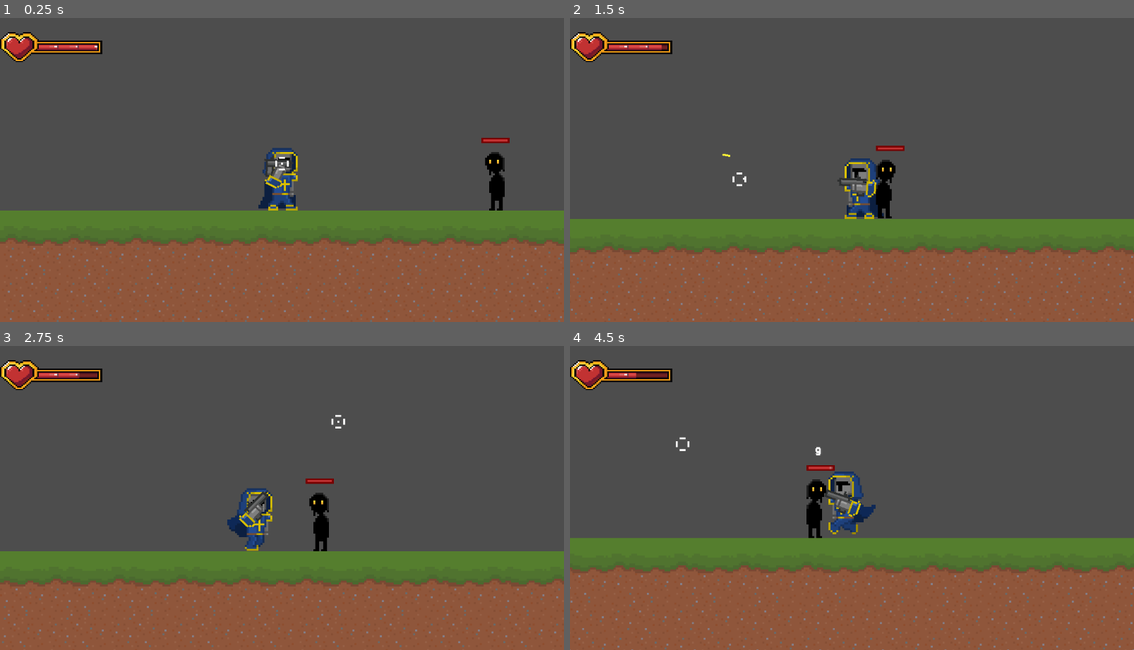
Above: before the commit, frames 1-4 (two rows, left to right).
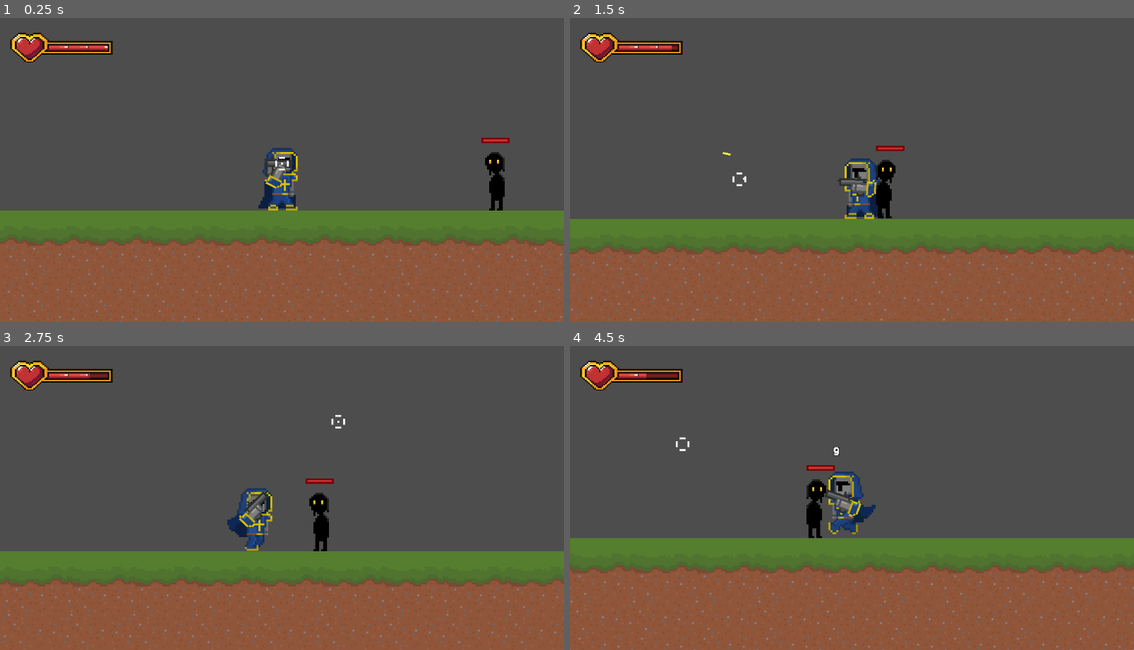
Above: after the commit, the same moments.

Repository: ForwardMeansGo/Shoot-To-Kill
Game: Godot game, scene res://Scenes/level_01.tscn
Two runs of this game, one before a commit and one after it. Both use one fixed random seed, a clock stepped at 60 frames per second and the inputs below. Sound files missing from this copy of the repository are replaced by a short silence.
Inputs (mouse positions are in pixels of both pictures, inside the frame that each line leads up to):
- Up to frame 1 (0.25 s): no input
- Up to frame 2 (1.5 s): move the mouse to (976, 148) at 0.52 s; hold D (move_right) from 0.53 s (still down); click (976, 148) at 0.6 s; tap Space (jump) at 0.77 s; move the mouse to (739, 179) at 1.27 s; click (739, 179) at 1.35 s
- Up to frame 3 (2.75 s): tap Space (jump) at 1.52 s; move the mouse to (338, 422) at 2.02 s; release D (move_right) at 2.03 s; hold A (move_left) from 2.03 s (still down); click (338, 422) at 2.1 s
- Up to frame 4 (4.5 s): move the mouse to (823, 555) at 2.77 s; release A (move_left) at 2.78 s; hold D (move_right) 2.78-4.28 s; click (823, 555) at 2.85 s; tap Space (jump) at 3.02, 3.77 s; move the mouse to (1021, 540) at 3.52 s; click (1021, 540) at 3.6 s; move the mouse to (682, 443) at 4.27 s; hold A (move_left) from 4.28 s (still down); click (682, 443) at 4.35 s

The runs differ from the first frame. In frame 1, 0.9% of the frame differs, in the area x 0-21%, y 4-15%; in frame 2, 1.0%; in frame 3, 1.0%; in frame 4, 1.0%, in the area x 0-52%, y 4-57%.

Commit message:
Coin System Implementation

Diff:
--- /dev/null
+++ b/game/Scenes/CoinGold.tscn
@@ -0,0 +1,95 @@
+[gd_scene load_steps=14 format=3 uid="uid://c1nrxhtbohp7f"]
+
+[ext_resource type="Script" uid="uid://d1j08ebsauogp" path="res://Scripts/coin.gd" id="1_7uahe"]
+[ext_resource type="AudioStream" uid="uid://dou7wbgt21j2" path="res://Assets/Sounds/Coin Pickup.mp3" id="3_iden5"]
+[ext_resource type="Texture2D" uid="uid://rxg05g8mgya6" path="res://Assets/Sprites/Pickups/CoinGold-Sheet.png" id="4_n6xv7"]
+
+[sub_resource type="AtlasTexture" id="AtlasTexture_iden5"]
+atlas = ExtResource("4_n6xv7")
+region = Rect2(0, 0, 7, 7)
+
+[sub_resource type="AtlasTexture" id="AtlasTexture_2vu2u"]
+atlas = ExtResource("4_n6xv7")
+region = Rect2(7, 0, 7, 7)
+
+[sub_resource type="AtlasTexture" id="AtlasTexture_myj45"]
+atlas = ExtResource("4_n6xv7")
+region = Rect2(14, 0, 7, 7)
+
+[sub_resource type="AtlasTexture" id="AtlasTexture_dnm44"]
+atlas = ExtResource("4_n6xv7")
+region = Rect2(21, 0, 7, 7)
+
+[sub_resource type="AtlasTexture" id="AtlasTexture_lskoo"]
+atlas = ExtResource("4_n6xv7")
+region = Rect2(28, 0, 7, 7)
+
+[sub_resource type="AtlasTexture" id="AtlasTexture_hepxm"]
+atlas = ExtResource("4_n6xv7")
+region = Rect2(35, 0, 7, 7)
+
+[sub_resource type="AtlasTexture" id="AtlasTexture_qbm2t"]
+atlas = ExtResource("4_n6xv7")
+region = Rect2(42, 0, 7, 7)
+
+[sub_resource type="AtlasTexture" id="AtlasTexture_enei7"]
+atlas = ExtResource("4_n6xv7")
+region = Rect2(49, 0, 7, 7)
+
+[sub_resource type="SpriteFrames" id="SpriteFrames_d12uo"]
+animations = [{
+"frames": [{
+"duration": 1.0,
+"texture": SubResource("AtlasTexture_iden5")
+}, {
+"duration": 1.0,
+"texture": SubResource("AtlasTexture_2vu2u")
+}, {
+"duration": 1.0,
+"texture": SubResource("AtlasTexture_myj45")
+}, {
+"duration": 1.0,
+"texture": SubResource("AtlasTexture_dnm44")
+}, {
+"duration": 1.0,
+"texture": SubResource("AtlasTexture_lskoo")
+}, {
+"duration": 1.0,
+"texture": SubResource("AtlasTexture_hepxm")
+}, {
+"duration": 1.0,
+"texture": SubResource("AtlasTexture_qbm2t")
+}, {
+"duration": 1.0,
+"texture": SubResource("AtlasTexture_enei7")
+}],
+"loop": true,
+"name": &"default",
+"speed": 7.0
+}]
+
+[sub_resource type="CircleShape2D" id="CircleShape2D_j0r3i"]
+radius = 4.0
+
+[node name="CoinGold" type="Area2D"]
+collision_layer = 8
+collision_mask = 2
+script = ExtResource("1_7uahe")
+value = 2.0
+travel_time = 0.6
+min_vertical_drop = 25.0
+max_vertical_drop = 25.0
+arc_height = 15.0
+bob_height = 1.0
+
+[node name="AnimatedSprite2D" type="AnimatedSprite2D" parent="."]
+sprite_frames = SubResource("SpriteFrames_d12uo")
+autoplay = "default"
+frame_progress = 0.9452983
+
+[node name="CollisionShape2D" type="CollisionShape2D" parent="."]
+shape = SubResource("CircleShape2D_j0r3i")
+
+[node name="PickupAudio" type="AudioStreamPlayer2D" parent="."]
+stream = ExtResource("3_iden5")
+volume_db = -5.92
--- /dev/null
+++ b/game/Scenes/CoinSilver.tscn
@@ -0,0 +1,91 @@
+[gd_scene load_steps=14 format=3 uid="uid://ck4wmvq405076"]
+
+[ext_resource type="Script" uid="uid://d1j08ebsauogp" path="res://Scripts/coin.gd" id="1_n7lcy"]
+[ext_resource type="Texture2D" uid="uid://2a4bs6wqx76y" path="res://Assets/Sprites/Pickups/CoinSilver-Sheet.png" id="2_ull1c"]
+[ext_resource type="AudioStream" uid="uid://dou7wbgt21j2" path="res://Assets/Sounds/Coin Pickup.mp3" id="3_oyl28"]
+
+[sub_resource type="AtlasTexture" id="AtlasTexture_uett5"]
+atlas = ExtResource("2_ull1c")
+region = Rect2(0, 0, 7, 7)
+
+[sub_resource type="AtlasTexture" id="AtlasTexture_arntq"]
+atlas = ExtResource("2_ull1c")
+region = Rect2(7, 0, 7, 7)
+
+[sub_resource type="AtlasTexture" id="AtlasTexture_4wl3h"]
+atlas = ExtResource("2_ull1c")
+region = Rect2(14, 0, 7, 7)
+
+[sub_resource type="AtlasTexture" id="AtlasTexture_p1pq2"]
+atlas = ExtResource("2_ull1c")
+region = Rect2(21, 0, 7, 7)
+
+[sub_resource type="AtlasTexture" id="AtlasTexture_m76uo"]
+atlas = ExtResource("2_ull1c")
+region = Rect2(28, 0, 7, 7)
+
+[sub_resource type="AtlasTexture" id="AtlasTexture_gatml"]
+atlas = ExtResource("2_ull1c")
+region = Rect2(35, 0, 7, 7)
+
+[sub_resource type="AtlasTexture" id="AtlasTexture_3p8qv"]
+atlas = ExtResource("2_ull1c")
+region = Rect2(42, 0, 7, 7)
+
+[sub_resource type="AtlasTexture" id="AtlasTexture_a4cip"]
+atlas = ExtResource("2_ull1c")
+region = Rect2(49, 0, 7, 7)
+
+[sub_resource type="SpriteFrames" id="SpriteFrames_bcmc0"]
+animations = [{
+"frames": [{
+"duration": 1.0,
+"texture": SubResource("AtlasTexture_uett5")
+}, {
+"duration": 1.0,
+"texture": SubResource("AtlasTexture_arntq")
+}, {
+"duration": 1.0,
+"texture": SubResource("AtlasTexture_4wl3h")
+}, {
+"duration": 1.0,
+"texture": SubResource("AtlasTexture_p1pq2")
+}, {
+"duration": 1.0,
+"texture": SubResource("AtlasTexture_m76uo")
+}, {
+"duration": 1.0,
+"texture": SubResource("AtlasTexture_gatml")
+}, {
+"duration": 1.0,
+"texture": SubResource("AtlasTexture_3p8qv")
+}, {
+"duration": 1.0,
+"texture": SubResource("AtlasTexture_a4cip")
+}],
+"loop": true,
+"name": &"default",
+"speed": 7.0
+}]
+
+[sub_resource type="CircleShape2D" id="CircleShape2D_j0r3i"]
+radius = 4.0
+
+[node name="CoinSilver" type="Area2D"]
+collision_layer = 8
+collision_mask = 2
+script = ExtResource("1_n7lcy")
+travel_time = 0.6
+min_vertical_drop = 25.0
+max_vertical_drop = 25.0
+
+[node name="AnimatedSprite2D" type="AnimatedSprite2D" parent="."]
+sprite_frames = SubResource("SpriteFrames_bcmc0")
+autoplay = "default"
+
+[node name="CollisionShape2D" type="CollisionShape2D" parent="."]
+shape = SubResource("CircleShape2D_j0r3i")
+
+[node name="PickupAudio" type="AudioStreamPlayer2D" parent="."]
+stream = ExtResource("3_oyl28")
+volume_db = -5.92
--- /dev/null
+++ b/game/Scenes/Effects/damage_number.gdshader
@@ -0,0 +1,19 @@
+shader_type canvas_item;
+
+uniform float split : hint_range(0,1) = 0.5;
+uniform float darken_strength : hint_range(0,1) = 0.25; // lower = subtle, higher = darker
+
+void fragment() {
+    vec4 tex = texture(TEXTURE, UV);
+    if (tex.a < 0.01) discard;
+
+    vec4 final_color = tex;
+
+    // UV.y goes from 0 (top) to 1 (bottom)
+    if (UV.y > split) {
+        // Darken by multiplying RGB
+        final_color.rgb *= (1.0 - darken_strength);
+    }
+
+    COLOR = final_color;
+}
--- a/game/Scenes/EnemyBasic.tscn
+++ b/game/Scenes/EnemyBasic.tscn
@@ -1,10 +1,12 @@
-[gd_scene load_steps=11 format=3 uid="uid://b24ka108g6bnw"]
+[gd_scene load_steps=13 format=3 uid="uid://b24ka108g6bnw"]
 
 [ext_resource type="Script" uid="uid://duycd31rxckwt" path="res://Scripts/enemies/enemy.gd" id="1_hghv2"]
 [ext_resource type="PackedScene" uid="uid://deefc1di02kvu" path="res://Scenes/damage_number.tscn" id="2_0830c"]
 [ext_resource type="Texture2D" uid="uid://dsfvqaytjsgf5" path="res://Assets/Sprites/Enemy/EnemyHealthbar1Background.png" id="3_287tu"]
+[ext_resource type="PackedScene" uid="uid://ck4wmvq405076" path="res://Scenes/CoinSilver.tscn" id="3_kf507"]
 [ext_resource type="Shader" uid="uid://n3mvtfwlowtt" path="res://shaders/enemy_flash.gdshader" id="3_pa2dr"]
 [ext_resource type="Texture2D" uid="uid://btmqink14vi7" path="res://Assets/Sprites/Enemy/Dark Enemy.png" id="3_rfug7"]
+[ext_resource type="PackedScene" uid="uid://c1nrxhtbohp7f" path="res://Scenes/CoinGold.tscn" id="4_feubr"]
 [ext_resource type="Texture2D" uid="uid://b4kljp7yaym0f" path="res://Assets/Sprites/Enemy/EnemyHealthbar1Progress.png" id="6_042s1"]
 [ext_resource type="Texture2D" uid="uid://cts3vhojv7lqv" path="res://Assets/Sprites/Enemy/EnemyHealthbar1Lag.png" id="7_042s1"]
 
@@ -23,8 +25,12 @@
 collision_mask = 11
 script = ExtResource("1_hghv2")
 damage_number_scene = ExtResource("2_0830c")
-flash_intensity = 0.5
+flash_intensity = 0.8
 damage_bar_lag_duration = 0.5
+silver_coin_scene = ExtResource("3_kf507")
+gold_coin_scene = ExtResource("4_feubr")
+silver_drop_chance = 0.8
+gold_drop_chance = 0.5
 
 [node name="Sprite2D" type="Sprite2D" parent="."]
 material = SubResource("ShaderMaterial_042s1")
--- a/game/Scenes/HUD.tscn
+++ b/game/Scenes/HUD.tscn
@@ -9,8 +9,10 @@
 
 [node name="PlayerHealthBar" type="TextureProgressBar" parent="."]
 z_index = 10
-offset_right = 195.93741
-offset_bottom = 64.0
+offset_left = 21.0
+offset_top = 1.0
+offset_right = 87.0
+offset_bottom = 65.0
 scale = Vector2(3.1591723, 2.7712262)
 size_flags_vertical = 4
 value = 100.0
--- a/game/Scenes/crosshair.tscn
+++ b/game/Scenes/crosshair.tscn
@@ -6,7 +6,8 @@
 
 [node name="Crosshair" type="Node2D"]
 script = ExtResource("1_aia6a")
-dot_radius_pixels = 50.0
+outer_pulse_scale = 1.3
+outer_pulse_duration = 0.1
 
 [node name="Outer" type="Sprite2D" parent="."]
 texture = ExtResource("2_x2g2q")
--- a/game/Scenes/damage_number.tscn
+++ b/game/Scenes/damage_number.tscn
@@ -11,6 +11,8 @@
 offset_right = 40.0
 offset_bottom = 40.0
 scale = Vector2(0.3199997, 0.3199997)
+theme_override_colors/font_outline_color = Color(0, 0, 0, 1)
+theme_override_constants/outline_size = 3
 theme_override_fonts/normal_font = ExtResource("2_m808r")
 text = "10
 "
--- a/game/Scenes/gun.tscn
+++ b/game/Scenes/gun.tscn
@@ -11,7 +11,7 @@
 aim_dot_lerp_speed = 15.0
 
 [node name="Muzzle" type="Marker2D" parent="."]
-position = Vector2(8, 0)
+position = Vector2(8, -1)
 
 [node name="Sprite2D" type="Sprite2D" parent="."]
 texture = ExtResource("2_t6ynv")
--- a/game/Scenes/player.tscn
+++ b/game/Scenes/player.tscn
@@ -207,7 +207,9 @@
 
 [node name="Player" type="CharacterBody2D" groups=["player"]]
 collision_layer = 2
+collision_mask = 5
 script = ExtResource("1_cvnsp")
+kick_strength = 3.0
 
 [node name="AnimatedSprite2D" type="AnimatedSprite2D" parent="."]
 position = Vector2(0, 5)
--- /dev/null
+++ b/game/Scripts/coin.gd
@@ -0,0 +1,103 @@
+extends Area2D
+
+@export var value: float = 1.0
+
+# Arc motion settings
+@export var travel_time: float = 0.4          # Time for the full arc
+@export var min_horizontal_distance: float = 20.0
+@export var max_horizontal_distance: float = 40.0
+@export var min_vertical_drop: float = 8.0    # How far down from spawn the coin ends
+@export var max_vertical_drop: float = 16.0
+@export var arc_height: float = 25.0          # How high the arc goes at the peak
+
+# Idle bobbing after landing
+@export var bob_height: float = 2.0
+@export var bob_speed: float = 4.0
+
+@onready var sprite: Node2D = $AnimatedSprite2D
+@onready var collision_shape: CollisionShape2D = $CollisionShape2D
+@onready var audio_player: AudioStreamPlayer2D = $PickupAudio
+
+var _picked_up: bool = false
+
+var _t: float = 0.0
+var _start_pos: Vector2
+var _end_offset: Vector2
+var _landing_pos: Vector2
+var _landed: bool = false
+var _bob_time: float = 0.0
+
+func _ready() -> void:
+	# Connect to body_entered so we can detect the player
+	if not body_entered.is_connected(_on_body_entered):
+		body_entered.connect(_on_body_entered)
+
+	# Initialize arc parameters
+	_start_pos = global_position
+
+	var dir_sign: float = 1.0 if randf() > 0.5 else -1.0
+	var horizontal_dist: float = randf_range(min_horizontal_distance, max_horizontal_distance)
+	var vertical_drop: float = randf_range(min_vertical_drop, max_vertical_drop)
+
+	_end_offset = Vector2(dir_sign * horizontal_dist, vertical_drop)
+	_landing_pos = _start_pos + _end_offset
+
+	# Animate _t from 0.0 to 1.0 over travel_time using a Tween
+	_t = 0.0
+	var tween := create_tween()
+	tween.tween_property(self, "_t", 1.0, travel_time).set_trans(Tween.TRANS_SINE).set_ease(Tween.EASE_OUT)
+	tween.tween_callback(_on_arc_finished)
+
+func _process(delta: float) -> void:
+	if _picked_up:
+		return
+
+	if not _landed:
+		# Arc motion: horizontal lerp + vertical sine-based arc
+		var x := _start_pos.x + _end_offset.x * _t
+		var linear_y := _start_pos.y + _end_offset.y * _t
+		var arc_y := -sin(_t * PI) * arc_height
+		global_position = Vector2(x, linear_y + arc_y)
+	else:
+		# Idle bobbing at landing position
+		_bob_time += delta * bob_speed
+		var bob_offset_y := sin(_bob_time) * bob_height
+		global_position = _landing_pos + Vector2(0.0, bob_offset_y)
+
+func _on_arc_finished() -> void:
+	_landed = true
+	# Snap exactly to landing position at the end of the tween
+	global_position = _landing_pos
+
+func _on_body_entered(body: Node) -> void:
+	if _picked_up:
+		return
+
+	var target: Node = body
+
+	# Mirror the parent-check pattern from enemy.gd
+	if not target.is_in_group("player") and target.get_parent() and target.get_parent().is_in_group("player"):
+		target = target.get_parent()
+
+	if target.is_in_group("player") and target.has_method("add_gold"):
+		_picked_up = true
+
+		# Give gold to the player
+		target.add_gold(value)
+
+		# Disable collision and hide the sprite so it feels instantly collected
+		if collision_shape:
+			collision_shape.disabled = true
+		if sprite:
+			sprite.visible = false
+
+		# Play pickup sound if present, then free
+		if audio_player and audio_player.stream:
+			audio_player.play()
+			if not audio_player.finished.is_connected(_on_audio_finished):
+				audio_player.finished.connect(_on_audio_finished)
+		else:
+			queue_free()
+
+func _on_audio_finished() -> void:
+	queue_free()
--- a/game/Scripts/crosshair.gd
+++ b/game/Scripts/crosshair.gd
@@ -6,8 +6,13 @@
 @onready var outer_sprite: Sprite2D = $Outer
 @onready var dot_sprite: Sprite2D = $Dot
 
+@export var outer_pulse_scale: float = 1.25
+@export var outer_pulse_duration: float = 0.08
+
 var player: Node = null
 var dot_screen_pos: Vector2 = Vector2.ZERO
+var outer_base_scale: Vector2 = Vector2.ONE
+var outer_pulse_tween: Tween
 
 func _ready() -> void:
 	if player_path != NodePath(""):
@@ -15,6 +20,10 @@
 
 	var mouse_screen: Vector2 = get_viewport().get_mouse_position()
 	dot_screen_pos = mouse_screen
+
+	# Store the base scale of the outer crosshair so we can pulse around it
+	if outer_sprite != null:
+		outer_base_scale = outer_sprite.scale
 
 func _process(delta: float) -> void:
 	var mouse_world: Vector2 = get_global_mouse_position()
@@ -40,3 +49,24 @@
 
 func get_dot_world_position() -> Vector2:
 	return dot_sprite.global_position
+
+func on_weapon_fired(strength: float, duration: float) -> void:
+	# Pulse the outer crosshair scale when a shot is actually fired
+	if outer_sprite == null:
+		return
+
+	# Kill any previous tween so they don't fight each other
+	if outer_pulse_tween and outer_pulse_tween.is_valid():
+		outer_pulse_tween.kill()
+
+	# Start from the base scale, instantly pop to a larger size,
+	# then tween back down to the base scale.
+	outer_sprite.scale = outer_base_scale * outer_pulse_scale
+
+	outer_pulse_tween = create_tween()
+	outer_pulse_tween.tween_property(
+		outer_sprite,
+		"scale",
+		outer_base_scale,
+		outer_pulse_duration
+	).set_trans(Tween.TRANS_SINE).set_ease(Tween.EASE_OUT)
--- a/game/Scripts/damage_number.gd
+++ b/game/Scripts/damage_number.gd
@@ -2,7 +2,7 @@
 
 @export var normal_color: Color = Color.WHITE
 @export var crit_color: Color = Color(1.0, 1.0, 0.2) # yellow-ish
-@export var kill_color: Color = Color(0.692, 0.105, 0.0, 1.0) # red-ish
+@export var kill_color: Color = Color(1.0, 0.201, 0.059, 1.0) # red-ish
 
 @export var damage: int = 0
 @export var lifetime: float = 0.3
--- a/game/Scripts/enemies/enemy.gd
+++ b/game/Scripts/enemies/enemy.gd
@@ -10,6 +10,10 @@
 @export var flash_duration: float = 0.09
 @export var flash_intensity: float = 1.0  # 0.0–1.0, how white the flash is
 @export var damage_bar_lag_duration: float = 0.2
+@export var silver_coin_scene: PackedScene
+@export var gold_coin_scene: PackedScene
+@export_range(0.0, 1.0, 0.01) var silver_drop_chance: float = 0.5
+@export_range(0.0, 1.0, 0.01) var gold_drop_chance: float = 0.25
 
 enum State {
 	CHASE,
@@ -198,12 +202,22 @@
 		# Player is no longer in contact range; go back to chasing
 		state = State.CHASE
 
+func _drop_loot() -> void:
+	if silver_coin_scene != null and randf() < silver_drop_chance:
+		var c = silver_coin_scene.instantiate()
+		c.global_position = global_position
+		get_tree().current_scene.add_child(c)
+
+	if gold_coin_scene != null and randf() < gold_drop_chance:
+		var c = gold_coin_scene.instantiate()
+		c.global_position = global_position
+		get_tree().current_scene.add_child(c)
+
 func die() -> void:
 	# Prevent death logic from running multiple times
 	if state == State.DEAD:
 		return
 
 	state = State.DEAD
-
-	# Temporary placeholder: just remove the enemy
+	_drop_loot()
 	queue_free()
--- a/game/Scripts/player.gd
+++ b/game/Scripts/player.gd
@@ -14,9 +14,11 @@
 
 @export var max_health: int = 100
 @export var invulnerability_time: float = 0.5
+@export var starting_gold: float = 0.0
 
 signal health_changed(current_health: int, max_health: int)
 signal died
+signal gold_changed(current_gold: float)
 
 var weapon_base_offset: Vector2
 var current_health: int
@@ -25,6 +27,7 @@
 var facing_dir: int = 1  # +1 = facing right, -1 = facing left
 var was_on_floor: bool = true
 var is_landing: bool = false
+var gold: float = 0.0
 
 # Per-frame weapon bob offsets for different animations (tweak these values in code as needed)
 var weapon_bob_idle := [0.0, 1.0, 1.0, 0.0]
@@ -32,19 +35,34 @@
 var weapon_bob_run_backwards := [-1.0, 0.0, 0.0, -2.0, 0.0, 0.0]
 var weapon_bob_jump := [0.0, -1.0, -2.0, -1.0]  # basic jump bob, optional
 
+# Visual weapon kickback (purely cosmetic)
+var kick_offset: Vector2 = Vector2.ZERO
+@export var kick_strength: float = 4.0
+@export var kick_return_speed: float = 20.0
+
 func _ready() -> void:
 	weapon_base_offset = weapon_holder.position
 
+	# Add player to group for coin pickup detection
+	add_to_group("player")
+
 	# Hide system mouse cursor
 	Input.set_mouse_mode(Input.MOUSE_MODE_HIDDEN)
 
-	# Connect weapon fired signal -> camera shake
+	# Connect weapon fired signal -> camera shake and crosshair pulse
 	if gun != null and gun.has_signal("fired"):
 		gun.connect("fired", Callable(self, "_on_weapon_fired"))
+
+		if crosshair != null and crosshair.has_method("on_weapon_fired"):
+			gun.connect("fired", Callable(crosshair, "on_weapon_fired"))
 
 	# Initialize health
 	current_health = max_health
 	emit_signal("health_changed", current_health, max_health)
+
+	# Initialize gold
+	gold = starting_gold
+	emit_signal("gold_changed", gold)
 
 func _physics_process(delta: float) -> void:
 	# Gravity
@@ -135,7 +153,13 @@
 			if gun.has_method("try_shoot"):
 				gun.try_shoot(aim_point)
 
-	# Update weapon bob based on current animation and frame
+				# VISUAL KICKBACK: push the weapon back along the shot direction
+				var shot_dir: Vector2 = (aim_point - get_aim_origin_global()).normalized()
+				if shot_dir.length() > 0.0:
+					kick_offset = shot_dir * -kick_strength
+
+	# Update visual weapon kickback, then bob
+	_update_kickback(delta)
 	_update_weapon_bob()
 
 func _update_animation() -> void:
@@ -212,10 +236,15 @@
 	if weapon_bob_offset == null:
 		return
 
-	var bob_y := _get_weapon_bob_for_current_frame()
-	var pos: Vector2 = weapon_bob_offset.position
-	pos.y = bob_y
-	weapon_bob_offset.position = pos
+	var bob_y: float = _get_weapon_bob_for_current_frame()
+	# Base bob position (local to WeaponHolder)
+	var base_pos: Vector2 = Vector2(0.0, bob_y)
+	# Add visual kickback offset on top
+	weapon_bob_offset.position = base_pos + kick_offset
+
+func _update_kickback(delta: float) -> void:
+	# Smoothly return kick_offset back to zero
+	kick_offset = kick_offset.lerp(Vector2.ZERO, kick_return_speed * delta)
 
 func _update_arm_visual_flip() -> void:
 	if arm_sprite == null:
@@ -260,3 +289,8 @@
 	emit_signal("died")
 	print("Player died, reloading scene...")
 	get_tree().reload_current_scene()
+
+func add_gold(amount: float) -> void:
+	gold += amount
+	emit_signal("gold_changed", gold)
+	print("Player picked up gold: ", amount, " -> total gold: ", gold)
Binary file added: game/Assets/Sprites/Guns/Demo AK.png
Binary file added: game/Assets/Sprites/Pickups/CoinGold-Sheet.png
Binary file added: game/Assets/Sprites/Pickups/CoinGold.aseprite
Binary file added: game/Assets/Sprites/Pickups/CoinGold.png
Binary file added: game/Assets/Sprites/Pickups/CoinSilver-Sheet.png
Binary file added: game/Assets/Sprites/Pickups/CoinSilver.png
Binary file added: game/Assets/Sprites/Pickups/GoldCoinBag.png
Not shown, added: game/Scenes/Effects/damage_number.gdshader.uid
Not shown, added: game/Scripts/coin.gd.uid
Not shown, changed: docs/gameplay_systems.md
Not shown, changed: docs/project_index.md
Not shown, changed: docs/scripts_copy.md
(and 4 more such lines)
